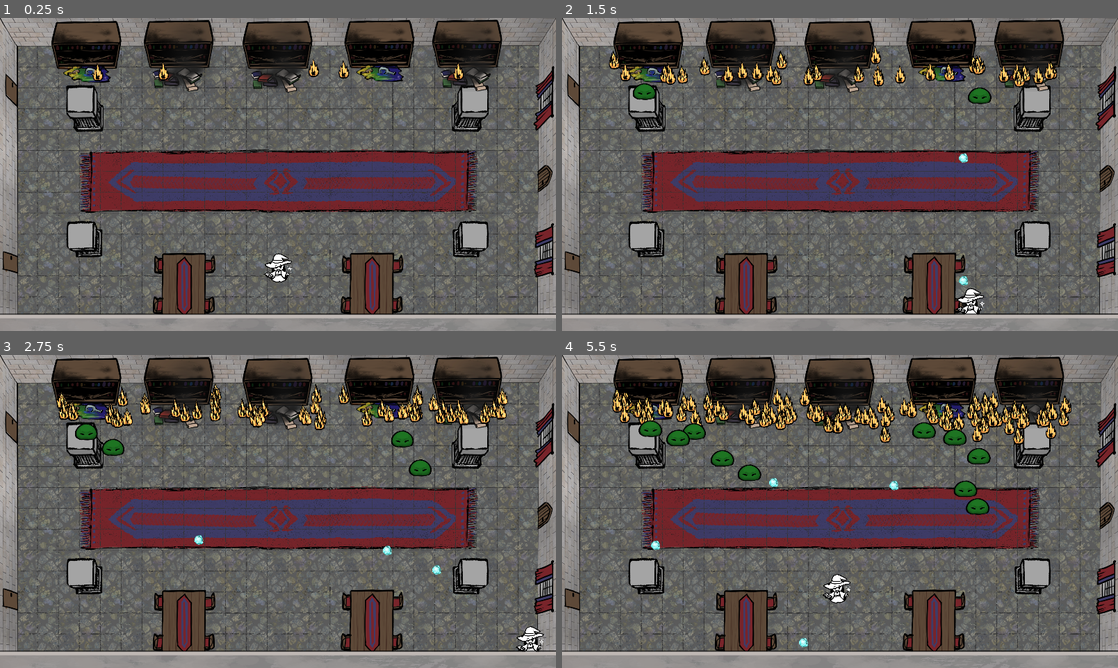
Above: before the commit, frames 1-4 (two rows, left to right).
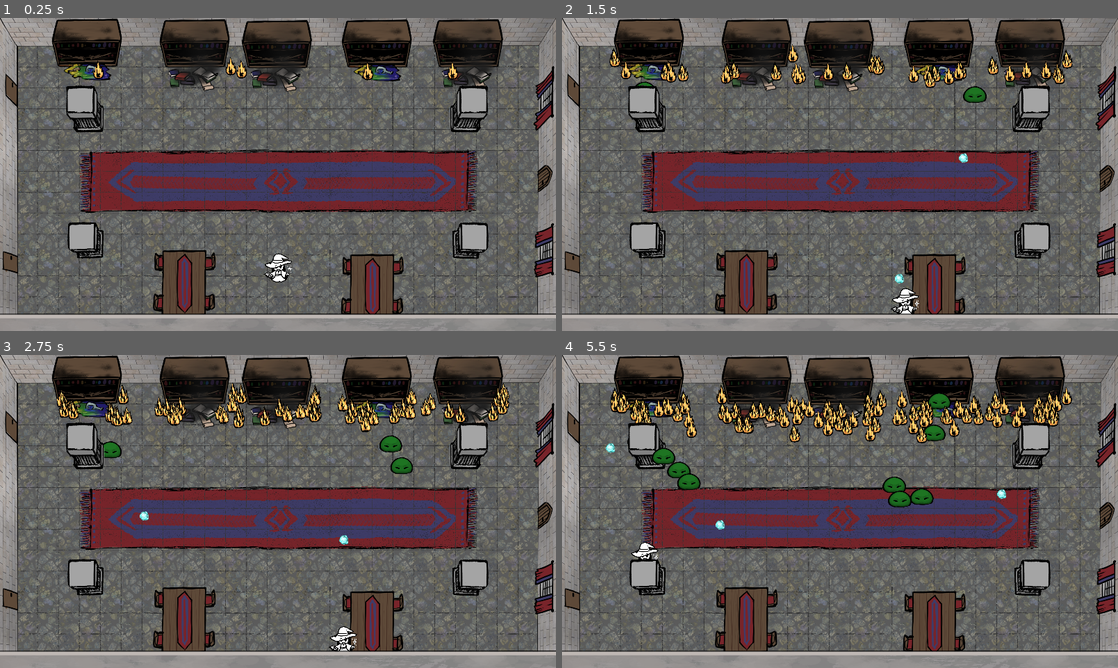
Above: after the commit, the same moments.

Repository: Haaki-/iDidNotAskHowBigTheRoomIs
Game: Godot game, scene res://Scene/game_root.tscn
The game is run twice, just before and just after one commit, with the same random seed, the same clock (stepped at 60 frames per second) and the same inputs.
Inputs (mouse positions are in pixels of both pictures, inside the frame that each line leads up to):
- Up to frame 1 (0.25 s): no input
- Up to frame 2 (1.5 s): move the mouse to (962, 158) at 0.52 s; hold D (MoveRight) 0.53-1.28 s; click (962, 158) at 0.6 s; move the mouse to (728, 190) at 1.27 s; hold S (MoveDown) from 1.28 s (still down); click (728, 190) at 1.35 s
- Up to frame 3 (2.75 s): move the mouse to (333, 442) at 2.02 s; release S (MoveDown) at 2.03 s; hold D (MoveRight) from 2.03 s (still down); click (333, 442) at 2.1 s
- Up to frame 4 (5.5 s): move the mouse to (812, 574) at 2.77 s; release D (MoveRight) at 2.78 s; hold W (MoveUp) 2.78-3.53 s; click (812, 574) at 2.85 s; move the mouse to (1006, 558) at 3.52 s; hold A (MoveLeft) 3.53-5.03 s; click (1006, 558) at 3.6 s; move the mouse to (673, 464) at 4.27 s; click (673, 464) at 4.35 s; move the mouse to (867, 511) at 5.02 s; hold S (MoveDown) from 5.03 s (still down); click (867, 511) at 5.1 s

The runs differ from the first frame. In frame 1, 7.3% of the frame differs, in the area x 9-91%, y 0-95%; in frame 2, 9.7%; in frame 3, 11%; in frame 4, 15%, in the area x 7-92%, y 0-95%.

Commit message:
Fixed collisions in main room

Diff:
--- a/Scene/Enemies/Visuals/slime.tscn
+++ b/Scene/Enemies/Visuals/slime.tscn
@@ -216,6 +216,7 @@
 }
 
 [node name="slime" type="Node2D"]
+position = Vector2(171, -94)
 
 [node name="SlimeBody" type="Sprite2D" parent="."]
 modulate = Color(0.137255, 0.529412, 0.156863, 1)
--- a/Scene/Enemies/enemy_flame.tscn
+++ b/Scene/Enemies/enemy_flame.tscn
@@ -8,7 +8,7 @@
 
 [node name="EnemyFlame" type="CharacterBody2D"]
 collision_layer = 4
-collision_mask = 0
+collision_mask = 10
 script = ExtResource("1_2amne")
 
 [node name="Flame" parent="." instance=ExtResource("2_5rifx")]
--- a/Scene/Enemies/enemy_slime.tscn
+++ b/Scene/Enemies/enemy_slime.tscn
@@ -8,6 +8,8 @@
 
 [node name="CharacterBody2D" type="CharacterBody2D"]
 scale = Vector2(0.7, 0.7)
+collision_layer = 4
+collision_mask = 14
 script = ExtResource("1_jykgo")
 
 [node name="slime" parent="." instance=ExtResource("1_cou1h")]
--- a/Scene/Spawners/Shelves/base_bookshelf.tscn
+++ b/Scene/Spawners/Shelves/base_bookshelf.tscn
@@ -5,13 +5,9 @@
 [sub_resource type="RectangleShape2D" id="RectangleShape2D_xsfpr"]
 size = Vector2(200, 76)
 
-[node name="Bookshelf" type="RigidBody2D"]
-collision_layer = 16
-collision_mask = 16
-gravity_scale = 0.0
-sleeping = true
-lock_rotation = true
-freeze = true
+[node name="Bookshelf" type="StaticBody2D"]
+collision_layer = 17
+collision_mask = 78
 
 [node name="BaseShelf1" type="Sprite2D" parent="."]
 position = Vector2(-1, 0)
--- a/Scene/Spawners/Shelves/flammable_slimeshelf.tscn
+++ b/Scene/Spawners/Shelves/flammable_slimeshelf.tscn
@@ -5,8 +5,6 @@
 [ext_resource type="Texture2D" uid="uid://dkgyd6xp72suo" path="res://Sprite/PotonShelf1.png" id="3_4jmv0"]
 
 [node name="FlammableSlimeshelf" instance=ExtResource("1_q2kkx")]
-lock_rotation = false
-freeze = false
 
 [node name="BaseShelf1" parent="." index="0"]
 visible = false
--- a/Scene/game_root.tscn
+++ b/Scene/game_root.tscn
@@ -1,18 +1,25 @@
-[gd_scene load_steps=13 format=3 uid="uid://bxfqm2rc0v7f5"]
+[gd_scene load_steps=16 format=3 uid="uid://bxfqm2rc0v7f5"]
 
 [ext_resource type="PackedScene" uid="uid://cbcejo7wpd7ju" path="res://Scene/square_boi.tscn" id="1_swr3h"]
 [ext_resource type="Texture2D" uid="uid://b0uqmt5513xl" path="res://Sprite/FloorV2.png" id="2_4gn70"]
-[ext_resource type="Texture2D" uid="uid://c42y3ccfyfy3g" path="res://Sprite/rug1.png" id="2_gnvkn"]
+[ext_resource type="Texture2D" uid="uid://5l310pgmgw02" path="res://Sprite/rug1.png" id="2_gnvkn"]
 [ext_resource type="Texture2D" uid="uid://yyikt7lhjkjo" path="res://Sprite/BattlemapV2.png" id="2_r5pcg"]
 [ext_resource type="Texture2D" uid="uid://bq14ee2kkiixx" path="res://Sprite/walls-top-1.png" id="3_8vnl7"]
 [ext_resource type="PackedScene" uid="uid://bnenbfg4ubsiv" path="res://Scene/Spawners/Shelves/flammable_bookshelf.tscn" id="3_v3l57"]
 [ext_resource type="PackedScene" uid="uid://d2y6fhwb3bjjf" path="res://Scene/Spawners/Shelves/flammable_slimeshelf.tscn" id="4_fo5ba"]
-[ext_resource type="Texture2D" uid="uid://bsira26sqanm2" path="res://Sprite/lvl1 wall decor.png" id="5_pcryk"]
+[ext_resource type="Texture2D" uid="uid://o7n7x4dlx1mf" path="res://Sprite/lvl1 wall decor.png" id="5_pcryk"]
 [ext_resource type="Texture2D" uid="uid://bv8qhyoowh6rh" path="res://Sprite/walls-bottom-1.png" id="7_devgq"]
-[ext_resource type="Texture2D" uid="uid://cnbqbbh62ebqr" path="res://Sprite/pillars right.png" id="10_5sm4g"]
+[ext_resource type="Texture2D" uid="uid://c3roy6t5qjnp2" path="res://Sprite/pillar_top.png" id="10_375pd"]
 [ext_resource type="Texture2D" uid="uid://dqcmm8yybox0u" path="res://Sprite/tablesandchairs.png" id="11_jhuco"]
+[ext_resource type="Texture2D" uid="uid://ckapcjcj8hrg5" path="res://Sprite/pillar_bottom.png" id="11_vav6r"]
 
 [sub_resource type="WorldBoundaryShape2D" id="WorldBoundaryShape2D_04ufq"]
+
+[sub_resource type="RectangleShape2D" id="RectangleShape2D_4vgfs"]
+size = Vector2(76, 74)
+
+[sub_resource type="RectangleShape2D" id="RectangleShape2D_x4qg1"]
+size = Vector2(144, 216)
 
 [node name="GameRoot" type="Node2D"]
 y_sort_enabled = true
@@ -83,38 +90,89 @@
 scale = Vector2(1.29, 1.4)
 texture = ExtResource("7_devgq")
 
-[node name="FlammableSlimeshelf3" parent="." instance=ExtResource("4_fo5ba")]
-position = Vector2(300, 135)
-
 [node name="FlammableSlimeshelf" parent="." instance=ExtResource("4_fo5ba")]
-position = Vector2(1312, 132)
+position = Vector2(302, 127)
 
 [node name="FlammableBookshelf" parent="." instance=ExtResource("3_v3l57")]
-position = Vector2(620, 131)
+position = Vector2(959, 131)
 
 [node name="FlammableBookshelf2" parent="." instance=ExtResource("3_v3l57")]
-position = Vector2(1616, 130)
+position = Vector2(1619, 128)
+
+[node name="FlammableSlimeshelf2" parent="." instance=ExtResource("4_fo5ba")]
+position = Vector2(1303, 130)
 
 [node name="FlammableBookshelf3" parent="." instance=ExtResource("3_v3l57")]
-position = Vector2(961, 134)
+position = Vector2(675, 128)
 
-[node name="Pillars" type="CharacterBody2D" parent="."]
+[node name="NW Pillar" type="StaticBody2D" parent="."]
+position = Vector2(310, 350)
+collision_layer = 17
+collision_mask = 17
 
-[node name="pillars right" type="Sprite2D" parent="Pillars"]
-position = Vector2(1625, 526)
-texture = ExtResource("10_5sm4g")
+[node name="PillarTop" type="Sprite2D" parent="NW Pillar"]
+position = Vector2(-15, -36)
+rotation = -3.14159
+scale = Vector2(1, -1)
+texture = ExtResource("10_375pd")
 
-[node name="pillars left" type="Sprite2D" parent="Pillars"]
-position = Vector2(292, 526)
-scale = Vector2(-1, 1)
-texture = ExtResource("10_5sm4g")
+[node name="CollisionShape2D" type="CollisionShape2D" parent="NW Pillar"]
+shape = SubResource("RectangleShape2D_4vgfs")
 
-[node name="Tables" type="CharacterBody2D" parent="."]
+[node name="NE Pillar" type="StaticBody2D" parent="."]
+position = Vector2(1605, 350)
 
-[node name="Sprite2D" type="Sprite2D" parent="Tables"]
-position = Vector2(636, 923)
+[node name="PillarTop" type="Sprite2D" parent="NE Pillar"]
+position = Vector2(13, -36)
+texture = ExtResource("10_375pd")
+
+[node name="CollisionShape2D" type="CollisionShape2D" parent="NE Pillar"]
+shape = SubResource("RectangleShape2D_4vgfs")
+
+[node name="SW Pillar" type="StaticBody2D" parent="."]
+position = Vector2(310, 781)
+
+[node name="PillarBottom" type="Sprite2D" parent="SW Pillar"]
+position = Vector2(-14, -15)
+rotation = -3.14159
+scale = Vector2(1, -1)
+texture = ExtResource("11_vav6r")
+
+[node name="CollisionShape2D" type="CollisionShape2D" parent="SW Pillar"]
+shape = SubResource("RectangleShape2D_4vgfs")
+
+[node name="SE Pillar" type="StaticBody2D" parent="."]
+position = Vector2(1609, 782)
+
+[node name="PillarBottom" type="Sprite2D" parent="SE Pillar"]
+position = Vector2(15, -15)
+texture = ExtResource("11_vav6r")
+
+[node name="CollisionShape2D" type="CollisionShape2D" parent="SE Pillar"]
+shape = SubResource("RectangleShape2D_4vgfs")
+
+[node name="Left Table" type="StaticBody2D" parent="."]
+position = Vector2(638, 839)
+collision_layer = 16
+collision_mask = 16
+
+[node name="Tablesandchairs" type="Sprite2D" parent="Left Table"]
+position = Vector2(-1, 74)
 texture = ExtResource("11_jhuco")
 
-[node name="Sprite2D2" type="Sprite2D" parent="Tables"]
-position = Vector2(1285, 922)
+[node name="CollisionShape2D" type="CollisionShape2D" parent="Left Table"]
+position = Vector2(-2, 74)
+shape = SubResource("RectangleShape2D_x4qg1")
+
+[node name="Right Table" type="StaticBody2D" parent="."]
+position = Vector2(1287, 853)
+collision_layer = 16
+collision_mask = 16
+
+[node name="Tablesandchairs" type="Sprite2D" parent="Right Table"]
+position = Vector2(-1, 74)
 texture = ExtResource("11_jhuco")
+
+[node name="CollisionShape2D" type="CollisionShape2D" parent="Right Table"]
+position = Vector2(-2, 74)
+shape = SubResource("RectangleShape2D_x4qg1")
--- a/Scene/square_boi.tscn
+++ b/Scene/square_boi.tscn
@@ -141,7 +141,7 @@
 
 [node name="SquareBoi" type="CharacterBody2D"]
 collision_layer = 2
-collision_mask = 5
+collision_mask = 85
 script = ExtResource("1_8rxiq")
 
 [node name="LeagueLogo" type="Sprite2D" parent="."]
--- a/project.godot
+++ b/project.godot
@@ -61,8 +61,9 @@
 
 [layer_names]
 
-2d_physics/layer_1="walls"
+2d_physics/layer_1="TallObjects"
 2d_physics/layer_2="player"
-2d_physics/layer_3="enemies"
+2d_physics/layer_3="GroundedEnemies"
 2d_physics/layer_4="bullets"
-2d_physics/layer_5="Shelves"
+2d_physics/layer_5="LowObjects"
+2d_physics/layer_7="FlyingEnemies"
Not shown, changed: export_presets.cfg
